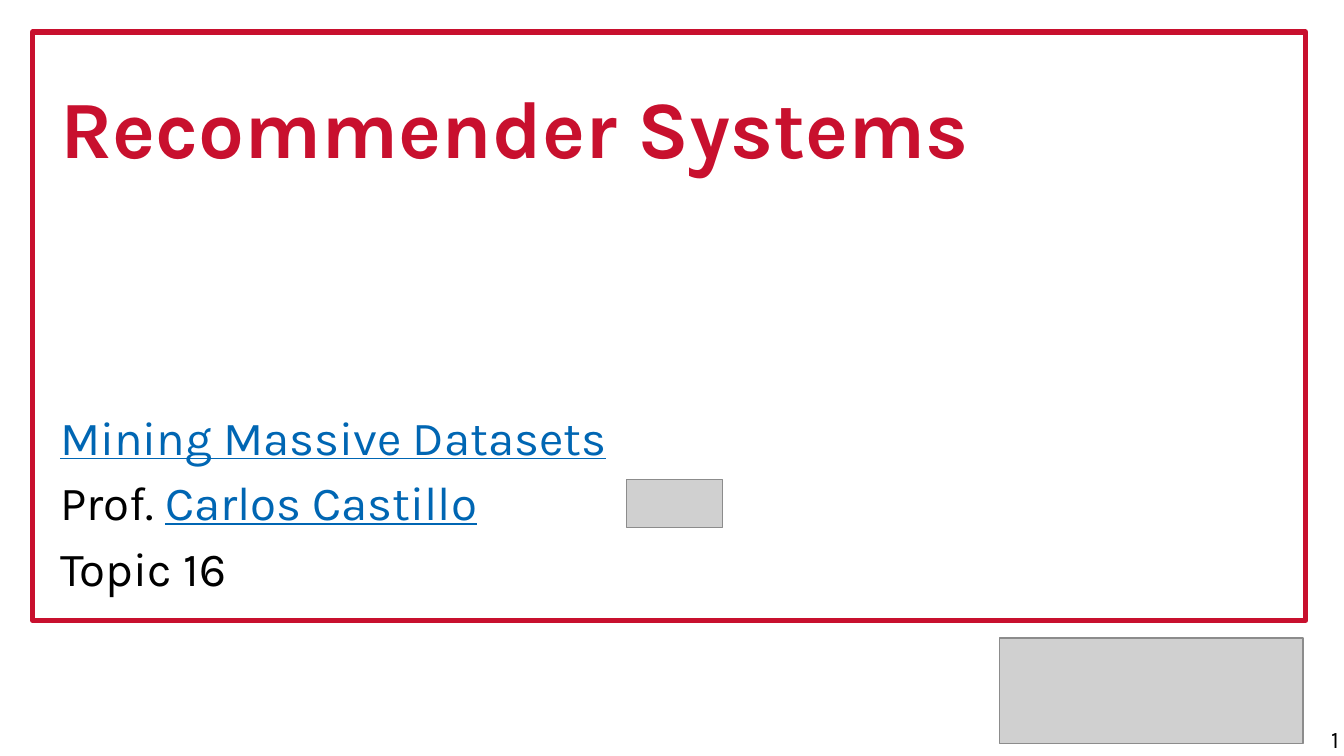
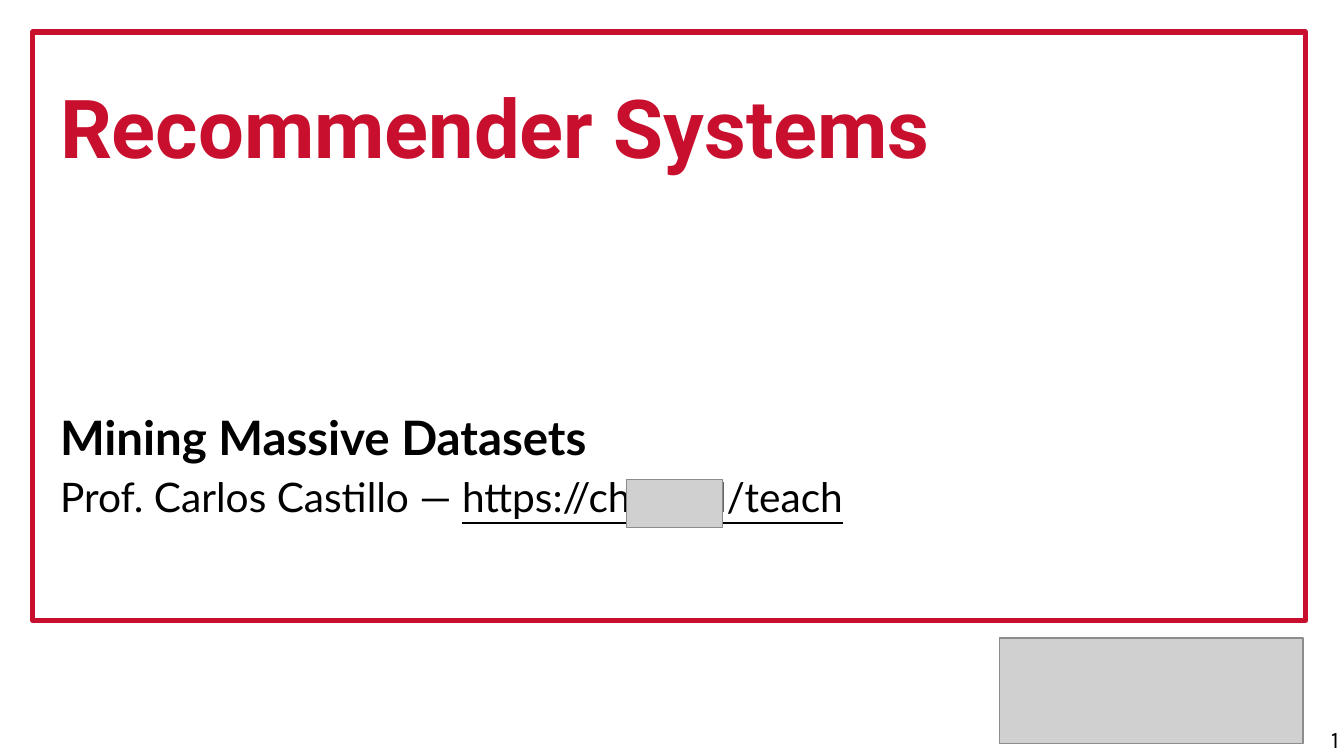
Before and after one commit to marco-calautti/data-mining-course, a slide deck: slide 1 of theory/odp/tt16_recommender_systems.odp. Drawn at 1344x756 pixels with LibreOffice and Linux fonts; fonts in the diff are those of the drawing; grey boxes stand for pictures. Boxes give left, top, right and bottom in pixels: in the first picture for what was removed or moved away, otherwise in the second. Text is boxed around its words. In the diff, an @@ line names an element or a change of style, - is before the commit and + after.

```diff
--- a/theory/odp/tt16_recommender_systems.odp
+++ b/theory/odp/tt16_recommender_systems.odp
@@ text at (60, 97, 930, 464): font Karla to Roboto in "Recommender Systems"; font Karla to Lato, text colour #0066B3 to #000000, bold on, underline off in "Mining Massive Datasets" @@
@@ text at (60, 479, 843, 521): text changed; size 28 to 24 pt; font Karla to Lato; text colour #0066B3 to #000000 @@
-Prof. Carlos Castillo
-Topic 16
+Prof. Carlos Castillo — https://chato.cl/teach
```
Also in this commit, not shown: 20 other slides changed, 48 other files.
